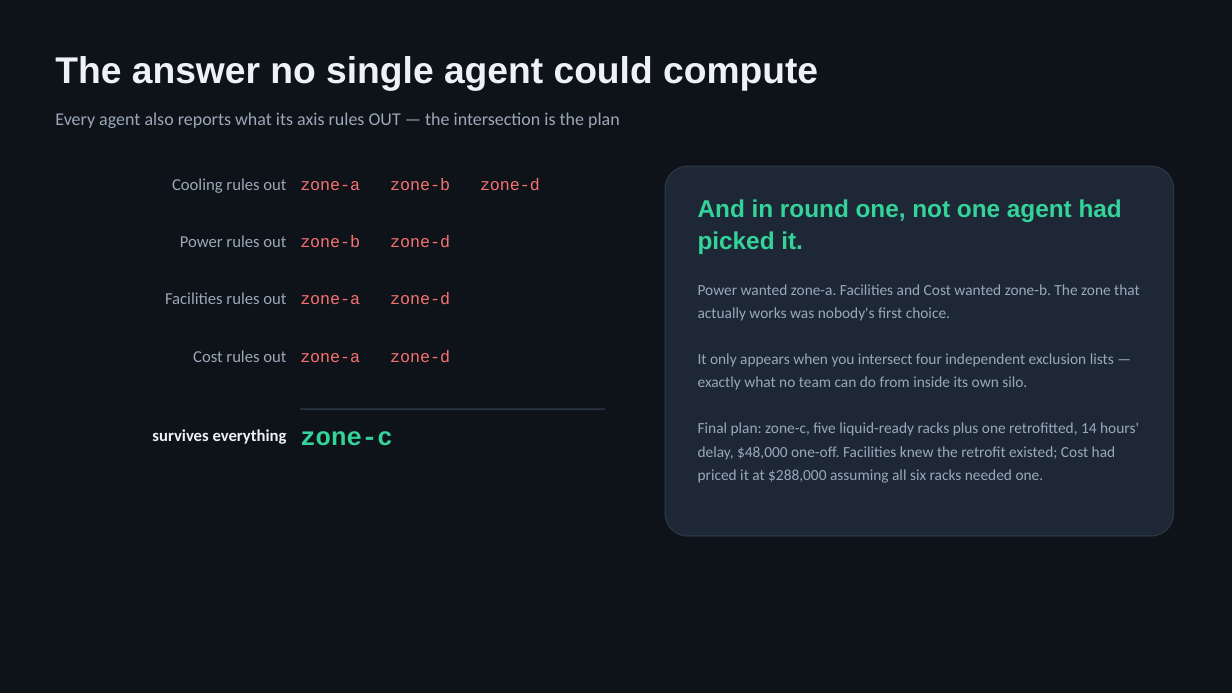
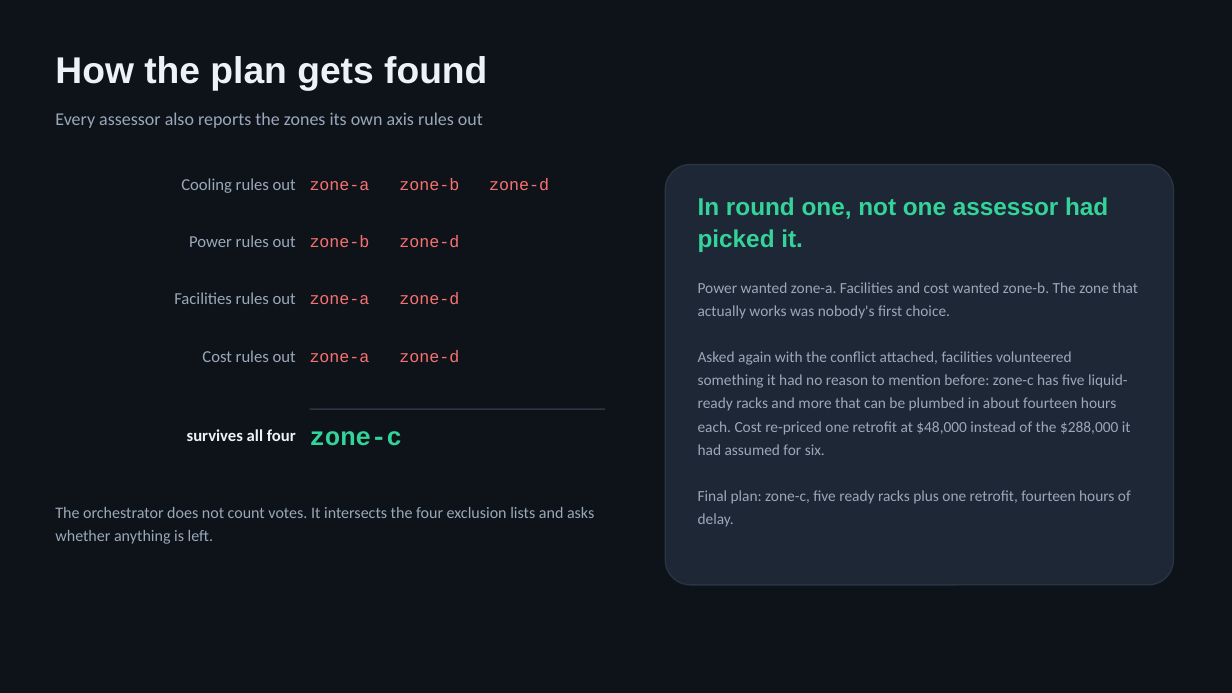
Before and after one commit to PRACHIT27/GridMindAI, a slide deck: slide 6 of docs/GridMind_Submission_Deck.pptx (slide 5 before the commit). Drawn at 1232x693 pixels with LibreOffice and Linux fonts; fonts in the diff are those of the drawing. Boxes give left, top, right and bottom in pixels: in the first picture for what was removed or moved away, otherwise in the second. Text is boxed around its words. In the diff, an @@ line names an element or a change of style, - is before the commit and + after.

```diff
--- a/docs/GridMind_Submission_Deck.pptx
+++ b/docs/GridMind_Submission_Deck.pptx
@@ text at [55,56,487,91]: text changed @@
-The answer no single agent could compute
+How the plan gets found
@@ text at [55,112,483,128]: text changed @@
-Every agent also reports what its axis rules OUT — the intersection is the plan
+Every assessor also reports the zones its own axis rules out
@@ text "Cooling rules out": place and size @@
-text "Cooling rules out" at [172,178,286,193]
+text "Cooling rules out" at [181,178,296,193]
@@ text "zone-a zone-b zone-d": place and size @@
-text "zone-a zone-b zone-d" at [300,178,540,190]
+text "zone-a zone-b zone-d" at [310,178,549,191]
@@ rounded rectangle: place and size @@
-rounded rectangle at [665,166,1174,536]
+rounded rectangle at [665,165,1174,585]
@@ text at [698,197,1108,252]: text changed @@
-And in round one, not one agent had picked it.
+In round one, not one assessor had picked it.
@@ text "Power rules out": place and size @@
-text "Power rules out" at [180,235,286,247]
+text "Power rules out" at [189,235,296,247]
@@ text "zone-b zone-d": place and size @@
-text "zone-b zone-d" at [300,235,450,248]
+text "zone-b zone-d" at [310,235,459,248]
@@ text "Facilities rules out": place and size @@
-text "Facilities rules out" at [165,292,286,304]
+text "Facilities rules out" at [174,292,296,304]
@@ text "zone-a zone-d": place and size @@
-text "zone-a zone-d" at [300,292,450,305]
+text "zone-a zone-d" at [310,292,459,305]
@@ text at [698,282,1138,527]: text changed @@
-Power wanted zone-a. Facilities and Cost wanted zone-b. The zone that actually works was nobody's first choice.
-It only appears when you intersect four independent exclusion lists — exactly what no team can do from inside its own silo.
-Final plan: zone-c, five liquid-ready racks plus one retrofitted, 14 hours' delay, $48,000 one-off. Facilities knew the retrofit existed; Cost had priced it at $288,000 assuming all six racks needed one.
+Power wanted zone-a. Facilities and cost wanted zone-b. The zone that actually works was nobody's first choice.
+Asked again with the conflict attached, facilities volunteered something it had no reason to mention before: zone-c has five liquid-ready racks and more that can be plumbed in about fourteen hours each. Cost re-priced one retrofit at $48,000 instead of the $288,000 it had assumed for six.
+Final plan: zone-c, five ready racks plus one retrofit, fourteen hours of delay.
@@ text "Cost rules out": place and size @@
-text "Cost rules out" at [193,350,286,362]
+text "Cost rules out" at [202,350,296,362]
@@ text "zone-a zone-d": place and size @@
-text "zone-a zone-d" at [300,350,450,363]
+text "zone-a zone-d" at [310,350,459,363]
@@ rectangle: place and size @@
-rectangle at [300,409,605,410]
+rectangle at [310,409,605,410]
@@ text at [187,429,296,441]: text changed @@
-survives everything
+survives all four
@@ text "zone-c": place and size @@
-text "zone-c" at [300,431,392,446]
+text "zone-c" at [310,431,402,446]
@@ text added at [55,507,594,544], 12.5 pt, text #9AA8BA @@
+The orchestrator does not count votes. It intersects the four exclusion lists and asks whether anything is left.
```
Also in this commit, not shown: 10 other slides changed, 3 slides added, 1 slide removed.
